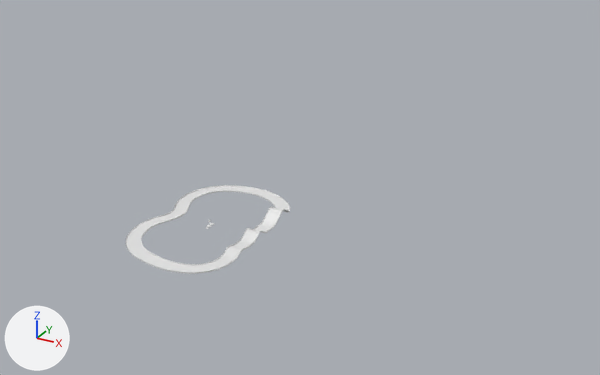
The FBX model Assets/Models/David/dummy.fbx, before and after one commit.
Both versions are drawn from a 50 mm camera at (84.8, -118.1, 71.6) aimed at (4.1, 28.7, -1.8). The axes (+X, +Y, +Z) are drawn at lower left. The lights are the same throughout. Where no turn or scale is listed for an object, it has been applied to the vertices.

The first picture shows 'Path', 'Walls'.
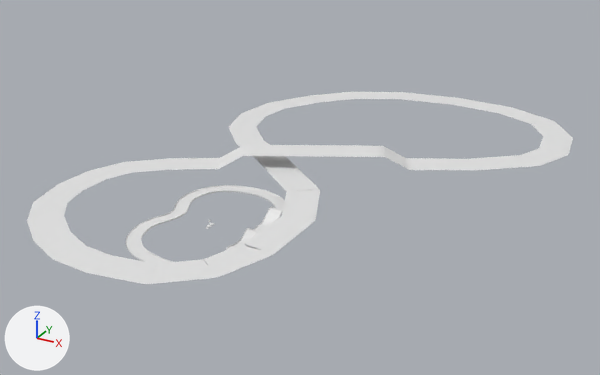
Patch to the scene script:
```diff
--- a/Assets/Models/David/dummy.fbx.py
+++ b/Assets/Models/David/dummy.fbx.py
@@ me_cunurbspath_002_1 @@
+me_cunurbspath_002_1.from_pydata(...)  # 792 vertices, 396 faces; spans x -36.3..53.2, y -28.3..94.9, z 2.5..5.5
@@ ob_track @@
+ob_track = bpy.data.objects.new('Track', me_cunurbspath_002_1)
+ob_track.location = (0.0, 0.0, 0.0)
```

Where the change shows, as pixel boxes [x1, y1, x2, y2] in the pictures (600 x 375 px):
'Track', added
    after: [27, 92, 573, 284]
